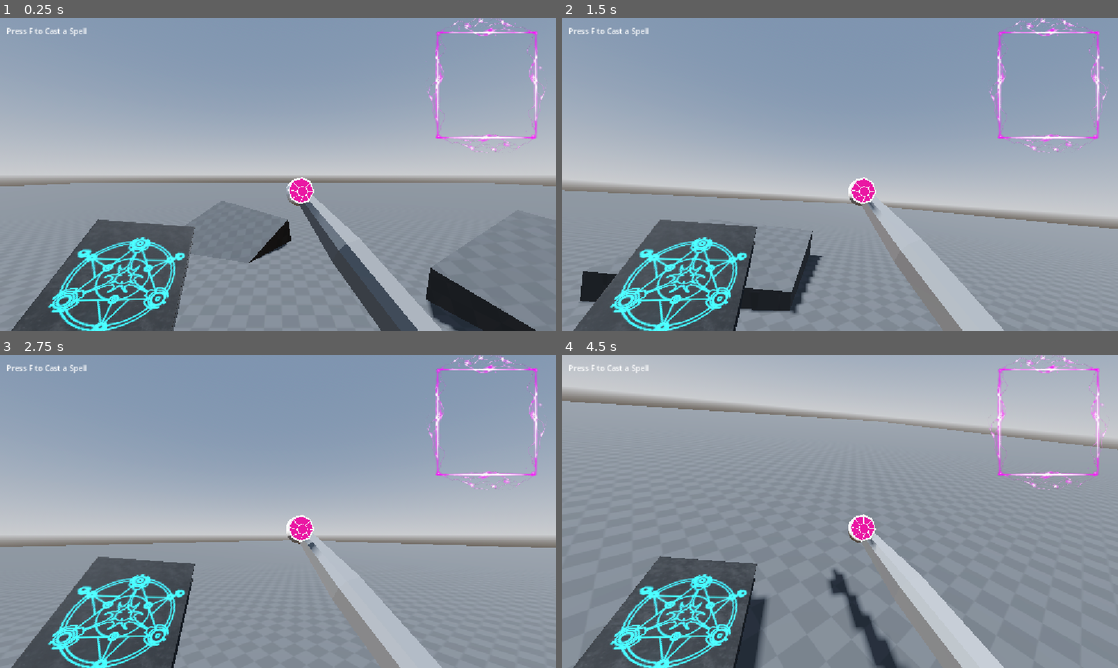
Above: before the commit, frames 1-4 (two rows, left to right).
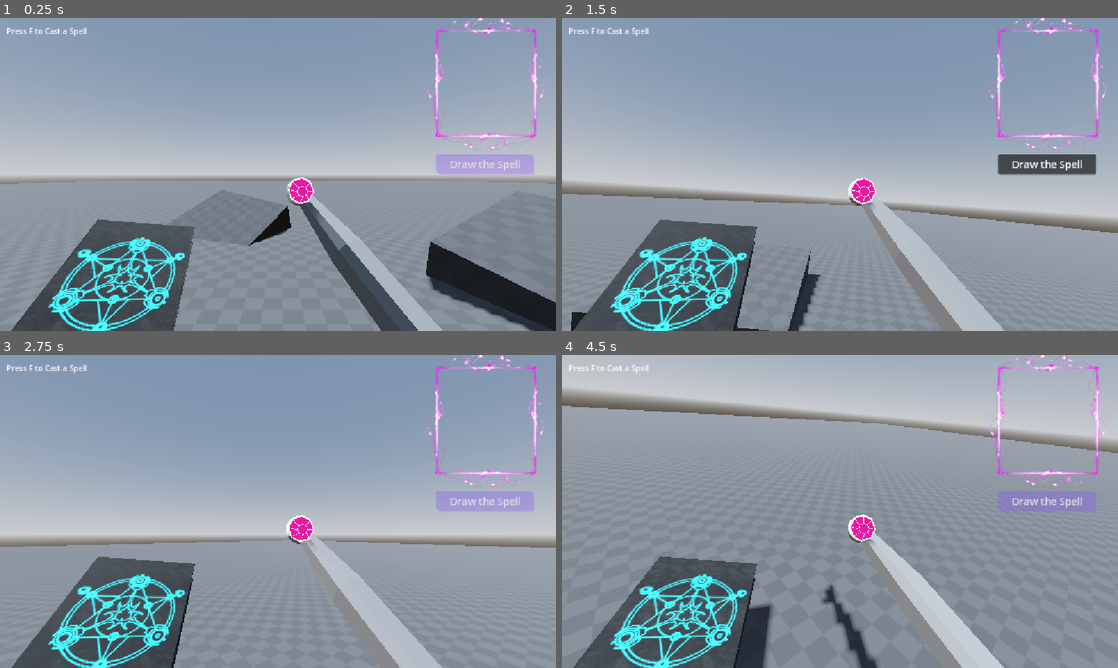
Above: after the commit, the same moments.

Repository: ZeroPowerZero/soul-realm--trail-of-rebirth
Game: Godot game, scene res://scenes/world/World.tscn
The game is run twice, just before and just after one commit, with the same random seed, the same clock (stepped at 60 frames per second) and the same inputs.
Inputs (mouse positions are in pixels of both pictures, inside the frame that each line leads up to):
- Up to frame 1 (0.25 s): no input
- Up to frame 2 (1.5 s): click (1045, 165) at 0.5 s, where only the run after the commit has a clickable "Draw the Spell"; tap F (toggle_spell_mode) at 1.25, 1.35 s; move the mouse to (867, 174) at 1.27 s; hold W (move_forward) from 1.28 s (still down); hold Space (jump, bound only after the commit) from 1.28 s (still down)
- Up to frame 3 (2.75 s): keep holding W (move_forward); tap F (toggle_spell_mode) at 2, 2.3 s; move the mouse to (250, 511) at 2.02 s; release Space (jump, bound only after the commit) at 2.03 s; tap Space (jump, bound only after the commit) at 2.1, 2.27, 2.57 s
- Up to frame 4 (4.5 s): tap F (toggle_spell_mode) at 2.75, 3.5, 3.6, 4.25, 4.35 s; move the mouse to (851, 505) at 2.77 s; hold Space (jump, bound only after the commit) 2.78-3.53 s; click (851, 505) at 2.85 s; move the mouse to (1045, 420) at 3.52 s; click (1045, 420) at 3.67 s; tap Space (jump, bound only after the commit) at 3.77, 4.07 s; move the mouse to (1006, 558) at 4.27 s; release W (move_forward) at 4.28 s; hold A (move_left) from 4.28 s (still down); hold Space (jump, bound only after the commit) from 4.28 s (still down)

The runs differ from the first frame. In frame 1, 7.7% of the frame differs, in the area x 0-100%, y 0-100%; in frame 2, 5.1%; in frame 3, 2.2%; in frame 4, 5.4%.

Commit message:
Enhance spell system and player mechanics; add fireball spell with multi-cast support, implement spell drawing timer, and improve player state management

Diff:
--- a/global_theme.tres
+++ b/global_theme.tres
@@ -1,3 +1,9 @@
 [gd_resource type="Theme" format=3 uid="uid://coml3g5ux6dks"]
 
+[sub_resource type="StyleBoxFlat" id="StyleBoxFlat_tccg3"]
+bg_color = Color(0.50956357, 0.29748532, 1, 0.314)
+corner_radius_top_right = 10
+corner_radius_bottom_left = 10
+
 [resource]
+Button/styles/normal = SubResource("StyleBoxFlat_tccg3")
--- a/project.godot
+++ b/project.godot
@@ -39,6 +39,10 @@
 "res://texture/": "yellow"
 }
 
+[gui]
+
+theme/custom="uid://coml3g5ux6dks"
+
 [input]
 
 move_right={
@@ -76,6 +80,11 @@
 "events": [Object(InputEventKey,"resource_local_to_scene":false,"resource_name":"","device":-1,"window_id":0,"alt_press …(195 unchanged characters)…
 ]
 }
+jump={
+"deadzone": 0.2,
+"events": [Object(InputEventKey,"resource_local_to_scene":false,"resource_name":"","device":-1,"window_id":0,"alt_pressed":false,"shift_pressed":false,"ctrl_pressed":false,"meta_pressed":false,"pressed":false,"keycode":0,"physical_keycode":32,"key_label":0,"unicode":32,"location":0,"echo":false,"script":null)
+]
+}
 
 [physics]
 
--- a/scenes/npcs/npc_resources/apprentice_mage.gd
+++ b/scenes/npcs/npc_resources/apprentice_mage.gd
@@ -17,6 +17,7 @@
 var _in_self_area: Array[Node3D]
 
 func _ready() -> void:
+	health_component.set_health(health_component.get_max_health())
 	spell_controller = SpellController.new()
 	spell_controller.set_basis_node(self)
 	add_child(spell_controller)
--- a/scenes/player/input_movement.gd
+++ b/scenes/player/input_movement.gd
@@ -16,7 +16,8 @@
 	var direction: Vector3 = _controller.basis * Vector3(input.x, 0, input.y)
 
 	var target_speed = max_speed * speed_multiplier
-
+	if Input.is_action_pressed("jump") and _controller.is_on_floor():
+		_controller.velocity.y=_controller.JUMP_VELOCITY;
 	# X axis
 	if !is_equal_approx(direction.x, 0):
 		_controller.velocity.x = move_toward(
--- a/scenes/player/player.tscn
+++ b/scenes/player/player.tscn
@@ -12,10 +12,10 @@
 [ext_resource type="Script" uid="uid://en0mli6lspcj" path="res://scripts/drawing_related/spell_drawing_controller.gd" id="8_h17s1"]
 [ext_resource type="Script" uid="uid://d0ervkjhd3qc2" path="res://scripts/player/player_state_machine/state_machine.gd" id="9_gx1jg"]
 [ext_resource type="Script" uid="uid://c3yll8fdlfeaj" path="res://scripts/player/player_state_machine/idle_state.gd" id="10_ugbui"]
-[ext_resource type="Resource" uid="uid://dvhq15cd0py03" path="res://scripts/spells/Spell_Resources/instant_dash.tres" id="11_je7p5"]
 [ext_resource type="Script" uid="uid://diuxkg1w3xw" path="res://scripts/player/player_state_machine/move_state.gd" id="11_ugbui"]
 [ext_resource type="Script" uid="uid://dmptsh5uta0ei" path="res://scripts/player/player_state_machine/spell_state.gd" id="12_myrg7"]
 [ext_resource type="Script" uid="uid://ddpmaxwb2kj7d" path="res://scripts/player/player_state_machine/dash_state.gd" id="13_kvlxm"]
+[ext_resource type="Resource" uid="uid://frxdjisr2hme" path="res://scripts/spells/Spell_Resources/fire_ball.tres" id="16_myrg7"]
 
 [sub_resource type="CapsuleShape3D" id="CapsuleShape3D_ernxy"]
 
@@ -129,6 +129,8 @@
 blend_shape_mode = 0
 shadow_mesh = SubResource("ArrayMesh_2puei")
 
+[sub_resource type="ImageTexture" id="ImageTexture_myrg7"]
+
 [sub_resource type="StandardMaterial3D" id="StandardMaterial3D_xi76d"]
 resource_name = "material"
 cull_mode = 2
@@ -363,6 +365,14 @@
 
 [sub_resource type="ViewportTexture" id="ViewportTexture_2q354"]
 viewport_path = NodePath("DrawingCanvas/MarginContainer/SubViewportContainer/SubViewport")
+
+[sub_resource type="InputEventKey" id="InputEventKey_myrg7"]
+device = -1
+keycode = 82
+unicode = 114
+
+[sub_resource type="Shortcut" id="Shortcut_kvlxm"]
+events = [SubResource("InputEventKey_myrg7")]
 
 [sub_resource type="Theme" id="Theme_ucst3"]
 
@@ -514,6 +524,10 @@
 [node name="book_target" type="Marker3D" parent="head/Camera3D/view_model/Book" unique_id=924456316]
 transform = Transform3D(0.0016633989, 0.00019605248, 0.009858732, 0.009736968, 0.0015460993, -0.0016736025, -0.0015570675, 0.009877807, 6.628153e-05, 0.0018872669, -5.7987498e-05, -0.0015502551)
 
+[node name="Sprite3D" type="Sprite3D" parent="head/Camera3D/view_model/Book" unique_id=1254362332]
+transform = Transform3D(0.9999996, 5.9604645e-08, -1.4901161e-07, 2.9802322e-08, 1, 1.4901161e-08, 2.9802322e-08, 1.4901161e-08, 0.99999976, -0.0005733296, -0.00016353745, 0.00088689616)
+texture = SubResource("ImageTexture_myrg7")
+
 [node name="Pen_0" type="Node3D" parent="head/Camera3D/view_model" unique_id=2074288736 node_paths=PackedStringArray("spell_billboard")]
 transform = Transform3D(0.07973877, 0.0010829215, -0.0063681183, -0.006383633, 0.0011556875, -0.079736516, -0.0009873635, 0.07998431, 0.0012383251, 0.5078861, -0.49209106, -1.1932557)
 script = ExtResource("6_qek5x")
@@ -576,28 +590,47 @@
 anchor_bottom = 0.43
 mouse_filter = 1
 
+[node name="FireControl" type="Control" parent="DrawingCanvas" unique_id=618269741]
+layout_mode = 1
+anchors_preset = 12
+anchor_top = 1.0
+anchor_right = 1.0
+anchor_bottom = 1.0
+offset_top = -30.640015
+offset_bottom = 10.359985
+grow_horizontal = 2
+grow_vertical = 0
+
+[node name="FireButton" type="Button" parent="DrawingCanvas/FireControl" unique_id=578878180]
+layout_mode = 1
+anchors_preset = 7
+anchor_left = 0.5
+anchor_top = 1.0
+anchor_right = 0.5
+anchor_bottom = 1.0
+offset_left = -104.0
+offset_top = -7.0
+offset_right = 99.0
+offset_bottom = 35.0
+grow_horizontal = 2
+grow_vertical = 0
+theme_override_font_sizes/font_size = 21
+shortcut = SubResource("Shortcut_kvlxm")
+text = "Draw the Spell"
+
 [node name="TextureRect" type="TextureRect" parent="DrawingCanvas" unique_id=1879415806]
 layout_mode = 1
 anchors_preset = 15
 anchor_right = 1.0
 anchor_bottom = 1.0
+offset_left = -1.0
+offset_top = -3.0
+offset_right = -1.0
+offset_bottom = -3.0
 grow_horizontal = 2
 grow_vertical = 2
 texture = ExtResource("7_5gtgg")
 expand_mode = 2
-
-[node name="Label" type="Label" parent="DrawingCanvas" unique_id=162082696]
-layout_mode = 1
-anchors_preset = -1
-anchor_left = 0.1
-anchor_top = 1.0
-anchor_right = 0.9
-anchor_bottom = 1.2
-offset_right = -1.5258789e-05
-offset_bottom = -0.08242798
-size_flags_vertical = 1
-horizontal_alignment = 1
-vertical_alignment = 1
 
 [node name="MarginContainer" type="MarginContainer" parent="DrawingCanvas" unique_id=2065789119]
 layout_mode = 1
@@ -614,7 +647,7 @@
 size_flags_vertical = 4
 theme = SubResource("Theme_l0ghi")
 script = ExtResource("8_h17s1")
-spell_resource_to_record = ExtResource("11_je7p5")
+spell_resource_to_record = ExtResource("16_myrg7")
 
 [node name="SubViewport" type="SubViewport" parent="DrawingCanvas/MarginContainer/SubViewportContainer" unique_id=1782757346]
 transparent_bg = true
@@ -627,6 +660,9 @@
 default_color = Color(1.3863964, 0.5306603, 2.2327187, 1)
 gradient = SubResource("Gradient_l0ghi")
 
+[node name="SpellDrawLimitTimer" type="Timer" parent="." unique_id=2109057128]
+
+[connection signal="pressed" from="DrawingCanvas/FireControl/FireButton" to="DrawingCanvas/MarginContainer/SubViewportContainer" method="_on_fire_button_pressed"]
 [connection signal="create_new_spell" from="DrawingCanvas/MarginContainer/SubViewportContainer" to="." method="_create_new_spell"]
 [connection signal="drawing_state_changed" from="DrawingCanvas/MarginContainer/SubViewportContainer" to="head/Camera3D/view_model/Pen_0" method="_on_spell_drawing_controller_drawing_state_changed"]
 [connection signal="pen_moved" from="DrawingCanvas/MarginContainer/SubViewportContainer" to="head/Camera3D/view_model/Pen_0" method="_on_spell_drawing_controller_pen_moved"]
--- a/scenes/spells/fire_ball/fire_ball.tscn
+++ b/scenes/spells/fire_ball/fire_ball.tscn
@@ -63,3 +63,5 @@
 [node name="throw_spell" type="Node" parent="." unique_id=1497487944]
 script = ExtResource("2_7kqhp")
 metadata/_custom_type_script = "uid://bihgodfq04lq2"
+
+[connection signal="body_entered" from="." to="." method="_on_body_entered"]
--- /dev/null
+++ b/scripts/autoloads/player_stats.gd
@@ -0,0 +1,5 @@
+extends Node
+
+var spell_levels :Dictionary
+
+func save_resources():
--- a/scripts/autoloads/templates.gd
+++ b/scripts/autoloads/templates.gd
@@ -19,6 +19,14 @@
 	else:
 		print("saved succesfully: ", spell_manager)
 
+func save_spells():
+	print("spells: ", spell_manager.get_spells())
+	var error = ResourceSaver.save(spell_manager, SAVE_PATH)
+	if error != OK:
+		print("Couldn't save: ", error)
+	else:
+		print("saved succesfully: ", spell_manager)
+
 func load_spells():
 	var current_game_data = load_data(SAVE_PATH) as SpellsManager
 
@@ -32,7 +40,6 @@
 func load_data(file_path: String) -> Resource:
 	if !FileAccess.file_exists(file_path):
 		return null
-
 	var loaded_resource = ResourceLoader.load(file_path)
 
 	if loaded_resource != null:
--- a/scripts/drawing_related/spell_drawing_controller.gd
+++ b/scripts/drawing_related/spell_drawing_controller.gd
@@ -1,8 +1,10 @@
 extends SubViewportContainer
 
-@onready var label: Label = $"../../Label"
 @onready var drawing: Line2D = $SubViewport/Drawing
-
+@onready var fire_button: Button = $"../../FireControl/FireButton"
+# ====== ACTIVE RESOURCES ======
+var selected_spell_resource:SpellDriver = null;
+var castes_before_reset:int = 0
 # ====== SIGNALS ======
 signal pen_moved(canvas_pos: Vector2, canvas_size: Vector2)
 signal drawing_state_changed(is_drawing: bool)
@@ -83,24 +85,22 @@
 		var recognized_spell = Templates.recognize_spell(normalized_gesture)
 
 		if recognized_spell != null:
-			label.text = recognized_spell.get_data().name
-			create_new_spell.emit(recognized_spell)
+			fire_button.text = "Caste : " + recognized_spell.get_data().name + " "+ str(recognized_spell.get_level())
+			selected_spell_resource = recognized_spell
+			castes_before_reset = recognized_spell.get_level();
 			trigger_toggle_spell_mode()
 		else:
-			label.text = "Couldn't find a spell"
+			fire_button.text = "Caste Failed"
 #################################################################
 func trigger_toggle_spell_mode():
 	# 1. Create the event object
 	var ev = InputEventAction.new()
-
 	# 2. Set the action name (must match your Input Map exactly)
 	ev.action = "toggle_spell_mode"
-
 	# 3. Simulate the "Pressed" state
 	ev.pressed = true
 	Input.parse_input_event(ev)
-
-	# 4. (Optional but recommended) Simulate the "Released" state immediately
+	# 4. Simulate the "Released" state immediately
 	# to prevent the action from being stuck "down"
 	var release_ev = InputEventAction.new()
 	release_ev.action = "toggle_spell_mode"
@@ -197,3 +197,12 @@
 	for p in points:
 		new_points.append(p * _scale)
 	return new_points
+
+
+func _on_fire_button_pressed() -> void:
+	if selected_spell_resource != null and castes_before_reset != 0:
+		create_new_spell.emit(selected_spell_resource)
+		castes_before_reset-=1
+		if castes_before_reset == 0 :
+			selected_spell_resource = null
+			fire_button.text = "Re Draw to Caste"
--- a/scripts/player/player.gd
+++ b/scripts/player/player.gd
@@ -5,6 +5,7 @@
 @onready var drawing_container: Control = $DrawingCanvas/MarginContainer/SubViewportContainer
 @onready var camera: Camera3D = $head/Camera3D
 @onready var pen_0: Node3D = $head/Camera3D/view_model/Pen_0
+@onready var spell_draw_limit_timer: Timer = $SpellDrawLimitTimer
 
 #components
 @onready var health_component: HealthComponent = $HealthComponent
@@ -14,6 +15,7 @@
 var spell_controller: SpellController
 
 const SPEED = 5.0
+const SPELL_DRAW_TIME_LIMIT = 3 #sec
 const JUMP_VELOCITY = 4.5
 var mouse_sens = 0.3
 var gravity = 20
@@ -34,6 +36,7 @@
 var current_tilt := 0.0
 
 func _ready():
+	spell_draw_limit_timer.timeout.connect(trigger_toggle_spell_mode)
 	Input.set_mouse_mode(Input.MOUSE_MODE_CAPTURED)
 
 	spell_controller = SpellController.new()
@@ -73,14 +76,18 @@
 		get_viewport().warp_mouse(Vector2(clamped_x, clamped_y))
 
 func _physics_process(delta: float) -> void:
-	if not self.is_on_floor():
-		self.velocity.y -= gravity * delta
+
+	if not is_on_floor():
+		velocity.y -= gravity * delta
 	else:
 	# Optional: keep grounded stable
-		self.velocity.y = -1.0
+		velocity.y = -1.0
 	state_machine.physics_update(delta)
 
 func _create_new_spell(spell_driver: SpellDriver):
+	#increases level
+	spell_driver.set_exp(spell_driver.get_exp() + 10)
+	Templates.save_spells()
 	if spell_driver._data.name == "instant_dash":
 		state_machine.change_state("DashState")
 	else:
@@ -120,11 +127,11 @@
 	print("Dashing to: ", final_target)
 
 func handle_spell_mode_toggle():
-	if Input.is_action_just_pressed("toggle_spell_mode"):
+	if Input.is_action_just_pressed("toggle_spell_mode") :
 		is_drawing_spell = not is_drawing_spell
-
 		if is_drawing_spell:
 			Input.set_mouse_mode(Input.MOUSE_MODE_VISIBLE)
+			spell_draw_limit_timer.start(SPELL_DRAW_TIME_LIMIT)
 
 			if drawing_container:
 				var rect = drawing_container.get_global_rect()
@@ -134,7 +141,7 @@
 			state_machine.change_state("SpellState")
 		else:
 			Input.set_mouse_mode(Input.MOUSE_MODE_CAPTURED)
-
+			spell_draw_limit_timer.stop()
 			# decide where to go
 			var input_vec = Input.get_vector("move_left", "move_right", "move_forward", "move_backward")
 			if input_vec == Vector2.ZERO:
@@ -193,3 +200,21 @@
 	current_tilt = lerp(current_tilt, target_tilt, tilt_speed * delta)
 
 	head.rotation.z = deg_to_rad(current_tilt)
+
+func trigger_toggle_spell_mode():
+	# 1. Create the event object
+	var ev = InputEventAction.new()
+	# 2. Set the action name (must match your Input Map exactly)
+	ev.action = "toggle_spell_mode"
+	# 3. Simulate the "Pressed" state
+	ev.pressed = true
+	Input.parse_input_event(ev)
+	# 4. Simulate the "Released" state immediately
+	# to prevent the action from being stuck "down"
+	var release_ev = InputEventAction.new()
+	release_ev.action = "toggle_spell_mode"
+	release_ev.pressed = false
+	Input.parse_input_event(release_ev)
+
+func _exit_tree() -> void:
+	Templates.save_spells()
--- /dev/null
+++ b/scripts/player/player_stat_res.gd
@@ -0,0 +1,4 @@
+class_name player_stats_res
+extends Resource
+
+@export var spell_levels: Dictionary
--- a/scripts/player/player_state_machine/idle_state.gd
+++ b/scripts/player/player_state_machine/idle_state.gd
@@ -1,13 +1,13 @@
 class_name idleState
 extends State
 
-func physics_update(_delta):
+func physics_update(delta):
 	if player.is_drawing_spell:
 		state_machine.change_state("SpellState")
 		return
 
 	var input_vec = Input.get_vector("move_left", "move_right", "move_forward", "move_backward")
-
+	player.input_movement.move(delta)
 	if input_vec != Vector2.ZERO:
 		state_machine.change_state("MoveState")
 
--- a/scripts/spells/Spell_Resources/fire_ball.gd
+++ b/scripts/spells/Spell_Resources/fire_ball.gd
@@ -1,27 +1,148 @@
+#class_name FireBall
+#extends Area3D
+#
+#@onready var throw_spell: ThrowSpell = $throw_spell
+#
+#@export var life_time: float = 3
+#var _time: float
+#
+#var _controller: SpellController
+#
+#func _ready() -> void:
+	#global_position = _controller.get_spawn_position()
+	#
+	#var dir = _controller.get_forward_direction()
+	#look_at(global_position + dir, Vector3.UP)
+	#
+	#throw_spell.change_owner(self)
+#
+#func _physics_process(delta: float) -> void:
+	#throw_spell.move(delta)
+	#
+	#_time += delta
+	#if _time > life_time:
+		#queue_free()
+#
+#func set_controller(who: SpellController):
+	#_controller = who
+#
+#
+#func _on_body_entered(body: Node3D) -> void:
+	#if body is CharacterBody3D and body.health_component.has_method("take_damage"):
+		#body.health_component.take_damage(50);
+		#queue_free()
 class_name FireBall
 extends Area3D
 
 @onready var throw_spell: ThrowSpell = $throw_spell
 
-@export var life_time: float = 3
-var _time: float
+@export var life_time: float = 3.0
 
+var _time: float = 0.0
 var _controller: SpellController
+var _driver: SpellDriver
+
+# Level-based
+var _hit_count: int = 0
+var _max_hits: int = 1
+
+# Multi-cast safety
+var _is_extra: bool = false
+
+# Explosion
+var _can_explode: bool = false
+var _exploded: bool = false
+
+
+func set_controller(who: SpellController):
+	_controller = who
+
+func set_driver(d: SpellDriver, is_extra := false):
+	_driver = d
+	_is_extra = is_extra
+
 
 func _ready() -> void:
 	global_position = _controller.get_spawn_position()
-
 	var dir = _controller.get_forward_direction()
 	look_at(global_position + dir, Vector3.UP)
 
 	throw_spell.change_owner(self)
+
+	setup_from_level()
+	check_multi_cast()
+
+
+func setup_from_level():
+	var lvl = _driver.get_level()
+
+	# Level 1 default
+	_max_hits = 1
+
+	if lvl >= 2:
+		_max_hits = 2  # penetration
+
+	if lvl >= 3:
+		_can_explode = true
+
 
 func _physics_process(delta: float) -> void:
 	throw_spell.move(delta)
 
 	_time += delta
 	if _time > life_time:
+		trigger_explosion()
 		queue_free()
 
-func set_controller(who: SpellController):
-	_controller = who
+
+func _on_body_entered(body: Node3D) -> void:
+	if body.is_in_group("Enemy"):
+		apply_damage(body)
+
+		_hit_count += 1
+
+		if _hit_count >= _max_hits:
+			trigger_explosion()
+			queue_free()
+
+
+func apply_damage(body):
+	var damage = _driver.get_damage()
+	print("Damage ", damage)
+	if body.health_component.has_method("take_damage"):
+		body.health_component.take_damage(damage )
+
+
+func trigger_explosion():
+	if not _can_explode or _exploded:
+		return
+
+	_exploded = true
+
+	# TODO: Replace with actual explosion system later
+	print("BOOM at ", global_position)
+
+	# Example placeholder logic:
+	for body in get_overlapping_bodies():
+		if body.is_in_group("enemies"):
+			apply_damage(body)
+
+
+func check_multi_cast():
+	if _driver.get_level() >= 4 and not _is_extra:
+		spawn_extra_fireballs()
+
+
+func spawn_extra_fireballs():
+	spawn_delayed(0.3)
+	spawn_delayed(0.6)
+
+
+func spawn_delayed(delay: float):
+	await get_tree().create_timer(delay).timeout
+
+	var new_spell = _driver.get_data().spell_scene.instantiate()
+	new_spell.set_controller(_controller)
+	new_spell.set_driver(_driver, true)  # prevent recursion
+
+	get_tree().current_scene.add_child(new_spell)
--- a/scripts/spells/Spell_Resources/spell_controller.gd
+++ b/scripts/spells/Spell_Resources/spell_controller.gd
@@ -7,6 +7,7 @@
 func create_spell(spell_driver: SpellDriver):
 	var new_spell = spell_driver.get_data().spell_scene.instantiate()
 	new_spell.set_controller(self)
+	new_spell.set_driver(spell_driver);
 	get_tree().current_scene.add_child(new_spell)
 
 # Getter And Setter Functions
--- a/scripts/spells/Spell_Resources/spell_driver.gd
+++ b/scripts/spells/Spell_Resources/spell_driver.gd
@@ -5,7 +5,7 @@
 @export var _coords: Array[Vector2]
 @export var _damage: float = 10
 @export var _level: int = 1
-@export var _exp: float = 0
+@export var _exp: float = 10
 
 # Setter And Getter Functions
 func set_data(new_data: SpellData) -> void:
@@ -18,7 +18,7 @@
 	_level = new_level
 func set_exp(new_exp: float) -> void:
 	_exp = new_exp
-
+	set_level(int(_exp/10))
 func get_data() -> SpellData:
 	return _data
 func get_coords() -> Array[Vector2]:
Not shown, added: scripts/autoloads/player_stats.gd.uid
Not shown, added: scripts/player/player_stat_res.gd.uid
